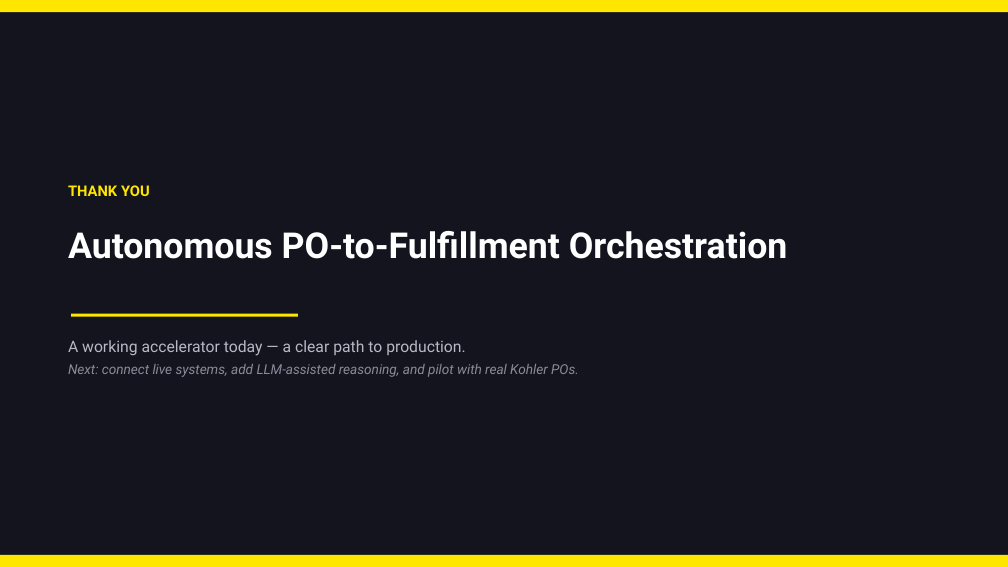
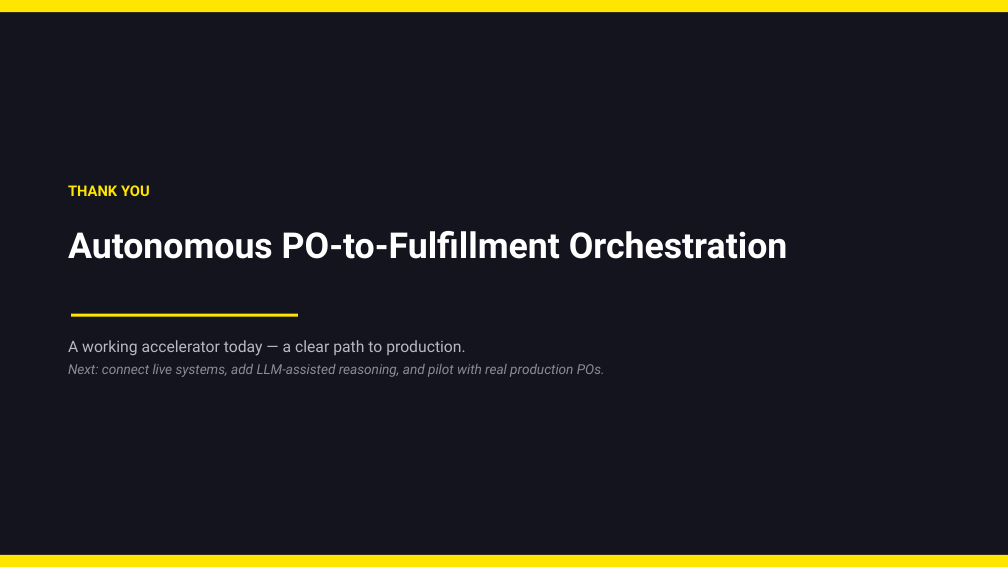
Before and after one commit to sanjayk-ey/pofullfilmentpoc, a slide deck: slide 21 of demo/PO-Fulfillment-Orchestration-Architecture.pptx. Drawn at 1008x567 pixels with LibreOffice and Linux fonts; fonts in the diff are those of the drawing. Boxes give left, top, right and bottom in pixels: in the first picture for what was removed or moved away, otherwise in the second. Text is boxed around its words. In the diff, an @@ line names an element or a change of style, - is before the commit and + after.

```diff
--- a/demo/PO-Fulfillment-Orchestration-Architecture.pptx
+++ b/demo/PO-Fulfillment-Orchestration-Architecture.pptx
@@ text at (68,364,605,377): text changed @@
-Next: connect live systems, add LLM-assisted reasoning, and pilot with real Kohler POs.
+Next: connect live systems, add LLM-assisted reasoning, and pilot with real production POs.
```
Also in this commit, not shown: 18 other slides changed, 1 other file.
